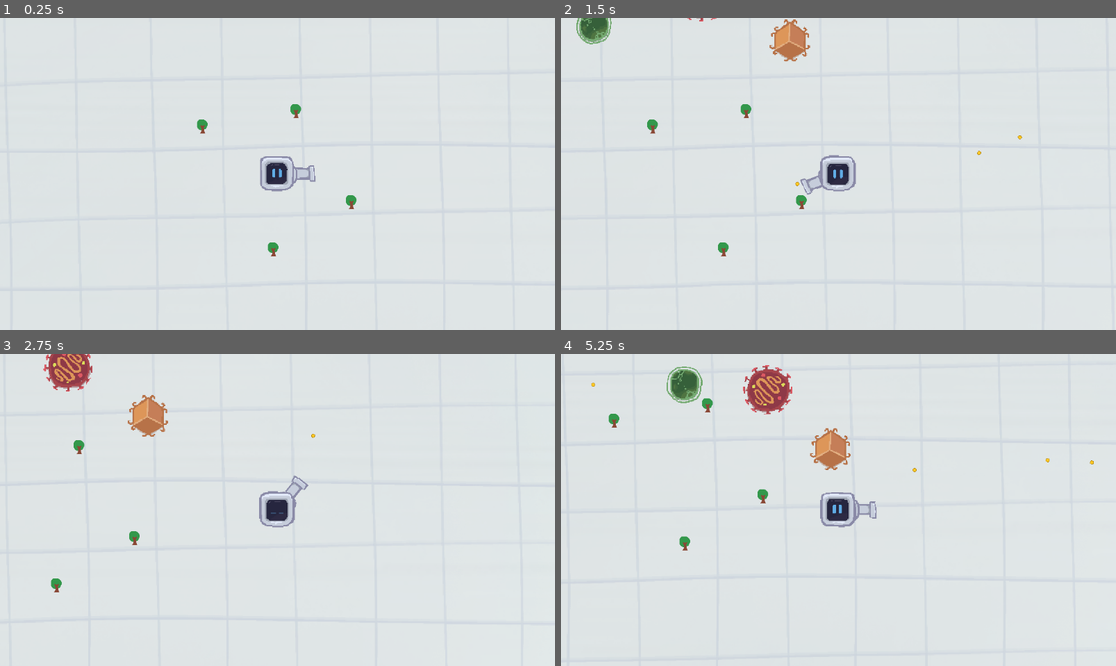
Above: before the commit, frames 1-4 (two rows, left to right).
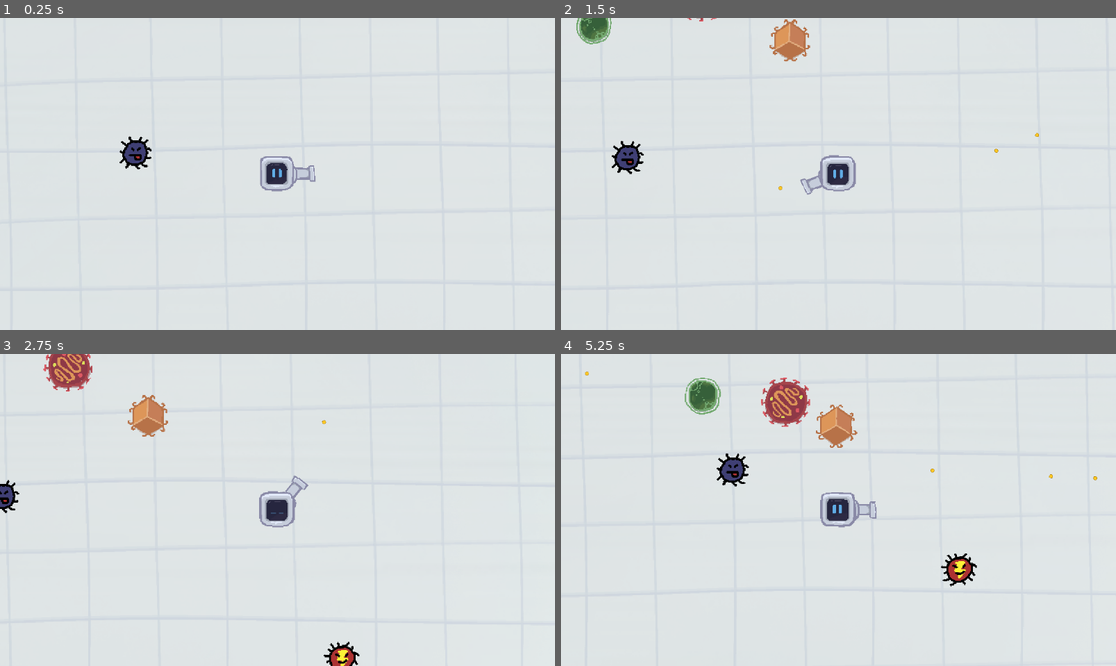
Above: after the commit, the same moments.

Repository: kaminaryu/um-gamejam
Game: Godot game, scene res://src/scenes/main.tscn
Same seed, same stepped clock (60 frames per second), same inputs: the game is played once before the commit and once after it.
Inputs (mouse positions are in pixels of both pictures, inside the frame that each line leads up to):
- Up to frame 1 (0.25 s): no input
- Up to frame 2 (1.5 s): tap Enter at 0.5 s; move the mouse to (960, 158) at 0.52 s; press the mouse at (960, 158) at 0.53 s; hold D (move_right) 0.53-1.25 s; tap Shift (dash) at 0.6 s; release the mouse at (960, 158) at 1.25 s; drag from (727, 189) to (810, 236) at 1.27 s
- Up to frame 3 (2.75 s): move the mouse to (333, 441) at 2.02 s; press the mouse at (333, 441) at 2.03 s; hold D (move_right) from 2.03 s (still down); tap Shift (dash) at 2.1 s
- Up to frame 4 (5.25 s): release D (move_right) at 2.75 s; release the mouse at (894, 441) at 2.75 s; drag from (810, 572) to (672, 463) at 2.77 s; move the mouse to (1005, 556) at 3.52 s; press the mouse at (1005, 556) at 3.53 s; hold A (move_left) 3.53-4.25 s; tap Enter at 3.6 s; release the mouse at (1005, 556) at 4.25 s; drag from (672, 463) to (755, 432) at 4.27 s; move the mouse to (866, 510) at 5.02 s; press the mouse at (866, 510) at 5.03 s; hold S (move_down) from 5.03 s (still down); tap Shift (dash) at 5.1 s

The runs differ from the first frame. In frame 1, 0.7% of the frame differs, in the area x 21-65%, y 27-77%; in frame 2, 0.7%; in frame 3, 0.8%; in frame 4, 4.4%, in the area x 4-97%, y 3-75%.

Commit message:
added rebound mechanic

Diff:
--- a/src/enemy/blue_enemy.tscn
+++ b/src/enemy/blue_enemy.tscn
@@ -40,6 +40,7 @@
 
 [node name="BlueEnemy" type="CharacterBody2D" groups=["Enemy"]]
 collision_layer = 4
+collision_mask = 3
 script = ExtResource("1_xso4u")
 _enemy_name = "Blue Enemy"
 _health = 30
--- a/src/enemy/enemy_components/movement_component.gd
+++ b/src/enemy/enemy_components/movement_component.gd
@@ -1,40 +1,77 @@
-# movement_component.gd
 class_name MovementComponent
 extends Node
 
-@export var speed: float = 100.0
 @export var enabled: bool = true
+@export var rebound_friction: float = 8.0 # How fast it slows down
+@export var rebound_strength: float = 500.0 # High number = flies further
 
 var parent: Enemy
 var target: Node2D
+var rebounding: bool = false
+var rebound_velocity: Vector2 = Vector2.ZERO
 
 func _ready():
 	parent = get_parent()
 	target = get_tree().get_first_node_in_group("Player")
 
 func _physics_process(delta):
+	# 1. Handle Spawning Spread
 	if not enabled:
 		_handle_spread(delta)
+		return
+
+	# 2. Handle Rebound Logic (The Smooth Bounce)
+	if rebounding:
+		_handle_rebound(delta)
 		return
 
 	if target == null:
 		return
 
+	# 3. Normal Chase Logic
 	var direction = (target.global_position - parent.global_position).normalized()
 	parent.velocity = direction * parent._speed
+
 	parent.move_and_slide()
+	_check_player_collision()
+
+func _handle_rebound(delta):
+	# Use your new friction variable here
+	rebound_velocity = rebound_velocity.lerp(Vector2.ZERO, rebound_friction * delta)
+	parent.velocity = rebound_velocity
+	parent.move_and_slide()
+
+	if rebound_velocity.length() < 10.0:
+		rebounding = false
+		parent.velocity = Vector2.ZERO
+
+func _check_player_collision():
+	for i in parent.get_slide_collision_count():
+		var collision = parent.get_slide_collision(i)
+		var collider = collision.get_collider()
+
+		if collider.is_in_group("Player"):
+			# 1. The Enemy bounces itself (existing logic)
+			var bounce_dir = collider.global_position.direction_to(parent.global_position)
+			rebounding = true
+			rebound_velocity = bounce_dir * rebound_strength * parent._speed/100
+
+			# 2. THE FIX: Push the Player back too!
+			# We call a function on the player to trigger their knockback
+			if collider.has_method("apply_knockback"):
+				collider.apply_knockback(parent.global_position)
+
+			if parent.has_method("handle_hit"):
+				parent.handle_hit(rebound_velocity)
 
 func _handle_spread(delta):
 	if not parent.has_meta("spreading"):
 		return
 
 	var spread_target = parent.get_meta("spread_target")
-
-	# lerp towards spread target
 	parent.global_position = parent.global_position.lerp(spread_target, delta * 3.0)
 
-	# check if close enough to target
 	if parent.global_position.distance_to(spread_target) < 2.0:
 		parent.remove_meta("spreading")
 		parent.remove_meta("spread_target")
-		enabled = true  # start chasing player
+		enabled = true
--- a/src/enemy/enemy_components/split_on_death_component.gd
+++ b/src/enemy/enemy_components/split_on_death_component.gd
@@ -1,31 +1,36 @@
-# split_on_death_component.gd
 class_name SplitOnDeathComponent
 extends Node
 
-@export var spawn_scene: PackedScene
-@export var min_split: int = 3
-@export var max_split: int = 5
+# Changed to an Array so you can drag-and-drop multiple enemy scenes
+@export var spawn_scenes: Array[PackedScene]
 @export var spread_distance: float = 80.0
 @export var spread_speed: float = 3.0
 
 func _ready():
+	# Connecting to the parent's death signal
 	get_parent().death.connect(_on_death)
 
 func _on_death():
-	var spawn_count = (randi() % 3) + 2
+	# This picks 2, 3, or 4 (as we discussed before!)
+	var spawn_count = randi_range(2, 4)
+
 	for i in spawn_count:
-		var spawn = spawn_scene.instantiate()
+		# 1. Pick a random scene from your array of 4 types
+		var random_scene = spawn_scenes.pick_random()
 
+		# 2. Instantiate that specific type
+		var spawn = random_scene.instantiate()
+
+		# 3. Positioning logic (Circular spread)
 		var angle = (2 * PI / spawn_count) * i
 		var spread_target = get_parent().global_position + Vector2(cos(angle), sin(angle)) * spread_distance
 
 		spawn.global_position = get_parent().global_position
 		get_tree().current_scene.add_child(spawn)
 
-		# disable movement component until spread is done
+		# 4. Disable movement and set metadata for the spread effect
 		if spawn.has_node("MovementComponent"):
 			spawn.get_node("MovementComponent").enabled = false
 
-		# start spreading
 		spawn.set_meta("spread_target", spread_target)
 		spawn.set_meta("spreading", true)
--- /dev/null
+++ b/src/enemy/fast_enemy.tscn
@@ -0,0 +1,32 @@
+[gd_scene load_steps=6 format=3 uid="uid://saqlqh1twmpf"]
+
+[ext_resource type="Script" uid="uid://b5xb7qahgyst4" path="res://src/enemy/enemy.gd" id="1_6pl6v"]
+[ext_resource type="Texture2D" uid="uid://bptxqlmjvwyph" path="res://assets/Placeholder/fast.png" id="2_6pl6v"]
+[ext_resource type="Script" uid="uid://dn4a1ghu2vu7c" path="res://src/enemy/enemy_components/movement_component.gd" id="3_ylhfm"]
+[ext_resource type="Script" uid="uid://ddggcu105usen" path="res://src/enemy/enemy_components/damageable_component.gd" id="4_0rtb7"]
+
+[sub_resource type="CircleShape2D" id="CircleShape2D_m4s3r"]
+radius = 27.074
+
+[node name="FastEnemy" type="CharacterBody2D" groups=["Enemy"]]
+collision_layer = 4
+collision_mask = 3
+script = ExtResource("1_6pl6v")
+_enemy_name = "Fast Enemy"
+_health = 5
+_damage = 10
+_speed = 400.0
+
+[node name="Sprite2D" type="Sprite2D" parent="."]
+texture_filter = 1
+scale = Vector2(1.5, 1.5)
+texture = ExtResource("2_6pl6v")
+
+[node name="EnemyCollision" type="CollisionShape2D" parent="."]
+shape = SubResource("CircleShape2D_m4s3r")
+
+[node name="MovementComponent" type="Node2D" parent="."]
+script = ExtResource("3_ylhfm")
+
+[node name="DamageableComponent" type="Node2D" parent="."]
+script = ExtResource("4_0rtb7")
--- a/src/enemy/green_enemy.tscn
+++ b/src/enemy/green_enemy.tscn
@@ -39,6 +39,7 @@
 
 [node name="GreenEnemy" type="CharacterBody2D" groups=["Enemy"]]
 collision_layer = 4
+collision_mask = 3
 script = ExtResource("1_m4s3r")
 _enemy_name = "Green Enemy"
 _health = 10
--- a/src/enemy/red_enemy.tscn
+++ b/src/enemy/red_enemy.tscn
@@ -39,6 +39,7 @@
 
 [node name="RedEnemy" type="CharacterBody2D" groups=["Enemy"]]
 collision_layer = 4
+collision_mask = 3
 script = ExtResource("1_rm0dw")
 _enemy_name = "Red Enemy"
 _health = 20
--- a/src/enemy/split_enemy.tscn
+++ b/src/enemy/split_enemy.tscn
@@ -6,12 +6,16 @@
 [ext_resource type="Script" uid="uid://ddggcu105usen" path="res://src/enemy/enemy_components/damageable_component.gd" id="4_7os5y"]
 [ext_resource type="Script" uid="uid://bdgoiwvpnjjmq" path="res://src/enemy/enemy_components/split_on_death_component.gd" id="5_dhenx"]
 [ext_resource type="PackedScene" uid="uid://b0j7mqwfukueb" path="res://src/enemy/green_enemy.tscn" id="6_7os5y"]
+[ext_resource type="PackedScene" uid="uid://d08d5fanp4ydu" path="res://src/enemy/red_enemy.tscn" id="7_fmb8w"]
+[ext_resource type="PackedScene" uid="uid://cn405aqx3l8rq" path="res://src/enemy/blue_enemy.tscn" id="8_a7lsf"]
+[ext_resource type="PackedScene" uid="uid://ck8s2hlj8i1vh" path="res://src/enemy/yellow_enemy.tscn" id="9_5752k"]
 
 [sub_resource type="CircleShape2D" id="CircleShape2D_m4s3r"]
 radius = 27.074
 
 [node name="SplitEnemy" type="CharacterBody2D" groups=["Enemy"]]
 collision_layer = 4
+collision_mask = 3
 script = ExtResource("1_pw2gi")
 _enemy_name = "Green Enemy"
 _health = 15
@@ -35,4 +39,4 @@
 [node name="SplitOnDeathComponent" type="Node2D" parent="."]
 scale = Vector2(1.5, 1.5)
 script = ExtResource("5_dhenx")
-spawn_scene = ExtResource("6_7os5y")
+spawn_scenes = Array[PackedScene]([ExtResource("6_7os5y"), ExtResource("7_fmb8w"), ExtResource("8_a7lsf"), ExtResource("9_5752k")])
--- a/src/enemy/yellow_enemy.tscn
+++ b/src/enemy/yellow_enemy.tscn
@@ -39,6 +39,7 @@
 
 [node name="YellowEnemy" type="CharacterBody2D" groups=["Enemy"]]
 collision_layer = 4
+collision_mask = 3
 script = ExtResource("1_jhtwy")
 _enemy_name = "Yellow Enemy"
 _health = 40
@@ -50,6 +51,7 @@
 position = Vector2(1.8, -2.95)
 scale = Vector2(1.5, 1.5)
 sprite_frames = SubResource("SpriteFrames_4k7hf")
+autoplay = "default"
 frame_progress = 0.377874
 
 [node name="EnemyCollision" type="CollisionShape2D" parent="."]
--- a/src/mechanism/aiming/aiming_mechanism.gd
+++ b/src/mechanism/aiming/aiming_mechanism.gd
@@ -29,6 +29,6 @@
 	bullet.rotation = rotation
 
 	# offset the bullet so it doesnt clip with the player
-	bullet.global_position += Vector2.RIGHT.rotated(bullet.rotation) * PLAYER_SIZE
+	bullet.global_position += Vector2.RIGHT.rotated(bullet.rotation) * PLAYER_SIZE * 1.75
 
 	get_tree().root.add_child(bullet)
--- a/src/mechanism/attacking.gd
+++ b/src/mechanism/attacking.gd
@@ -1,4 +1,4 @@
 extends Node2D
 
 func _ready() -> void :
-    $ShootingMech.shot.connect($AimingMechanism.on_shooting)
+	$ShootingMech.shot.connect($AimingMechanism.on_shooting)
--- a/src/mechanism/mechanism_handler.gd
+++ b/src/mechanism/mechanism_handler.gd
@@ -1,16 +1,16 @@
 extends Node2D
 
 var mechanism_controllable: Dictionary[String, bool] = {
-    "Shooting": true,
-    "Dashing" : true,
+	"Shooting": true,
+	"Dashing" : true,
 }
 
 func _process(delta: float) -> void :
-    if (Input.is_action_just_pressed("(DEBUG)ToggleDash")) :
-        $DashMech.toggle_control()
-    if (Input.is_action_just_pressed("(DEBUG)ToggleShooting")) :
-        $Attacking/ShootingMech.toggle_control()
-    if (Input.is_action_just_pressed("(DEBUG)ToggleAiming")) :
-        $Attacking/AimingMechanism.toggle_control()
-    if (Input.is_action_just_pressed("(DEBUG)ToggleVision")) :
-        $VisionMech.toggle_control()
+	if (Input.is_action_just_pressed("(DEBUG)ToggleDash")) :
+		$DashMech.toggle_control()
+	if (Input.is_action_just_pressed("(DEBUG)ToggleShooting")) :
+		$Attacking/ShootingMech.toggle_control()
+	if (Input.is_action_just_pressed("(DEBUG)ToggleAiming")) :
+		$Attacking/AimingMechanism.toggle_control()
+	if (Input.is_action_just_pressed("(DEBUG)ToggleVision")) :
+		$VisionMech.toggle_control()
--- a/src/mechanism/shooting/bullet.gd
+++ b/src/mechanism/shooting/bullet.gd
@@ -2,9 +2,9 @@
 
 const SPEED = 600
 @export var max_bounces = 1
+@export var lifetime: float = 10.0
 
 var bounces_left: int
-
 func _ready() -> void:
 	bounces_left = max_bounces
 	velocity = transform.x * SPEED
@@ -12,22 +12,19 @@
 func _physics_process(delta: float) -> void:
 	var collision = move_and_collide(velocity * delta)
 
+	lifetime -= delta
+	if lifetime <= 0:
+		queue_free()
+
 	if collision:
 		var collider = collision.get_collider()
 		var normal = collision.get_normal()
 
-		print(collider)
 		# Handle Damage & Visuals
 		if collider.has_node("DamageableComponent"):
 			var component = collider.get_node("DamageableComponent")
 			collider.take_damage(5) # Assuming this is on the Enemy
 			component.handle_hit(velocity) # Visual/Nudge logic
 
-		# Handle Bounce
-		if bounces_left > 0:
-			velocity = velocity.bounce(normal)
-			global_position += normal * 2.0 # Clears the hitbox
-			rotation = velocity.angle()
-			bounces_left -= 1
-		else:
-			queue_free()
+		velocity = velocity.bounce(normal)
+		global_position += normal * 2.0 # Clears the hitbox
--- a/src/mechanism/shooting/uncontrolled.gd
+++ b/src/mechanism/shooting/uncontrolled.gd
@@ -1,16 +1,16 @@
 extends Node2D
 
 func enable(enable: bool) -> void :
-    if (enable) :
-        process_mode = Node.PROCESS_MODE_ALWAYS
-        $Timer.start(0.5)
-    else :
-        process_mode = Node.PROCESS_MODE_DISABLED
-        $Timer.stop()
+	if (enable) :
+		process_mode = Node.PROCESS_MODE_ALWAYS
+		$Timer.start(0.5)
+	else :
+		process_mode = Node.PROCESS_MODE_DISABLED
+		$Timer.stop()
 
 
 func _on_timer_timeout() -> void:
-    var random_time := randf_range(0.3, 0.67)
-    $Timer.start(random_time)
+	var random_time := randf_range(0.3, 0.67)
+	$Timer.start(random_time)
 
-    get_parent().shoot()
+	get_parent().shoot()
--- a/src/player/player.gd
+++ b/src/player/player.gd
@@ -4,30 +4,81 @@
 const SPEED := 200
 const DASH_MULTIPLIER := 3
 
+@export var rebound_strength: float = 500.0
+@export var rebound_friction: float = 10.0
+
 var dash_mult := 1.0
 var current_health: int
+var knockback_velocity: Vector2 = Vector2.ZERO
 
 func _ready():
 	current_health = MAX_HEALTH
 
-func _physics_process(delta: float) -> void :
+# Add these at the top of your script
+
+
+func _physics_process(delta: float) -> void:
+	# 1. Bleed off knockback velocity every frame
+	knockback_velocity = knockback_velocity.lerp(Vector2.ZERO, rebound_friction * delta)
 	handle_movement(delta)
 
+func handle_movement(delta: float) -> void:
+	var direction := Vector2.ZERO
 
-func handle_movement(delta: float) -> void :
-	var direction := Vector2.ZERO;
-
-	if (Input.is_action_pressed("move_up")) :
+	if (Input.is_action_pressed("move_up")):
 		direction.y += -1
-	if (Input.is_action_pressed("move_left")) :
+	if (Input.is_action_pressed("move_left")):
 		direction.x += -1
-	if (Input.is_action_pressed("move_down")) :
+	if (Input.is_action_pressed("move_down")):
 		direction.y += 1
-	if (Input.is_action_pressed("move_right")) :
+	if (Input.is_action_pressed("move_right")):
 		direction.x += 1
 
-	velocity = direction.normalized() * SPEED * dash_mult
+	# 2. Combine normal movement with knockback
+	var move_velocity = direction.normalized() * SPEED * dash_mult
+	velocity = move_velocity + knockback_velocity
+
 	move_and_slide()
+
+	# 3. Check if we bumped into an enemy
+	_check_rebound()
+
+func _check_rebound():
+	for i in get_slide_collision_count():
+		var collision = get_slide_collision(i)
+		var collider = collision.get_collider()
+
+		# Make sure your enemies are in a group called "enemies"
+		print(collider)
+		print(collider.get_groups())
+		if collider.is_in_group("Enemy"):
+			# Calculate direction AWAY from the enemy
+			var bounce_dir = collider.global_position.direction_to(global_position)
+
+			# Apply the knockback force
+			knockback_velocity = bounce_dir * rebound_strength
+
+			# Optional: nudge position to prevent "sticking"
+			global_position += bounce_dir * 2.0
+
+# Inside your Player script
+
+func apply_knockback(from_position: Vector2) -> void:
+	# Calculate direction from the enemy to the player
+	var push_dir = from_position.direction_to(global_position)
+
+	# Set the knockback_velocity (the variable used in your handle_movement)
+	knockback_velocity = push_dir * rebound_strength
+
+	var sprite = $Sprite2D
+	var tween = create_tween()
+
+	sprite.modulate = Color(10,10,10)
+
+	tween.tween_property(sprite, "modulate", Color.WHITE, 0.2)\
+		.set_trans(Tween.TRANS_SINE)\
+		.set_ease(Tween.EASE_IN_OUT)
+
 
 func take_damage(dmg: int):
 	current_health -= dmg
--- a/src/player/player.tscn
+++ b/src/player/player.tscn
@@ -85,8 +85,9 @@
 [sub_resource type="RectangleShape2D" id="RectangleShape2D_244u8"]
 size = Vector2(64, 64)
 
-[node name="Player" type="CharacterBody2D"]
+[node name="Player" type="CharacterBody2D" groups=["Player"]]
 collision_layer = 2
+collision_mask = 5
 script = ExtResource("1_rxibo")
 
 [node name="Sprite2D" type="AnimatedSprite2D" parent="."]
--- a/src/scenes/main.tscn
+++ b/src/scenes/main.tscn
@@ -1,11 +1,12 @@
-[gd_scene load_steps=7 format=3 uid="uid://ciklhrf8s1q5f"]
+[gd_scene load_steps=8 format=3 uid="uid://ciklhrf8s1q5f"]
 
 [ext_resource type="Texture2D" uid="uid://cy7aus3c4hx1y" path="res://assets/background.png" id="1_32aa5"]
 [ext_resource type="PackedScene" uid="uid://c8qw7ykpxrqo0" path="res://src/player/player.tscn" id="1_kkvs4"]
-[ext_resource type="PackedScene" uid="uid://b1bggfak8myqx" path="res://src/objects/tree.tscn" id="2_rr2wm"]
 [ext_resource type="PackedScene" uid="uid://d08d5fanp4ydu" path="res://src/enemy/red_enemy.tscn" id="3_dbro3"]
 [ext_resource type="PackedScene" uid="uid://b0j7mqwfukueb" path="res://src/enemy/green_enemy.tscn" id="4_2lg1k"]
 [ext_resource type="PackedScene" uid="uid://ck8s2hlj8i1vh" path="res://src/enemy/yellow_enemy.tscn" id="5_5lsyw"]
+[ext_resource type="PackedScene" uid="uid://7rewandit45d" path="res://src/enemy/split_enemy.tscn" id="6_dbro3"]
+[ext_resource type="PackedScene" uid="uid://saqlqh1twmpf" path="res://src/enemy/fast_enemy.tscn" id="7_2lg1k"]
 
 [node name="Main" type="Node2D"]
 
@@ -15,7 +16,7 @@
 scale = Vector2(1.5, 1.5)
 texture = ExtResource("1_32aa5")
 
-[node name="Player" parent="." groups=["Player"] instance=ExtResource("1_kkvs4")]
+[node name="Player" parent="." instance=ExtResource("1_kkvs4")]
 
 [node name="RedEnemy" parent="." instance=ExtResource("3_dbro3")]
 position = Vector2(-100, -474)
@@ -26,21 +27,15 @@
 [node name="YellowEnemy" parent="." instance=ExtResource("5_5lsyw")]
 position = Vector2(134, -391)
 
-[node name="Tree" parent="." instance=ExtResource("2_rr2wm")]
-position = Vector2(153, 57)
-
-[node name="Tree2" parent="." instance=ExtResource("2_rr2wm")]
-position = Vector2(-156, -100)
-
-[node name="Tree5" parent="." instance=ExtResource("2_rr2wm")]
-position = Vector2(-9, 155)
-
-[node name="Tree6" parent="." instance=ExtResource("2_rr2wm")]
-position = Vector2(38, -132)
-
 [node name="StaticBody2D" type="StaticBody2D" parent="."]
 
 [node name="CollisionShape2D" type="CollisionPolygon2D" parent="StaticBody2D"]
 build_mode = 1
 polygon = PackedVector2Array(143, -1818, -142, -1817, -340, -1791, -544, -1738, -903, -1590, -1110, -1442, -1325, -1247 …(374 unchanged characters)…
 metadata/_edit_lock_ = true
+
+[node name="SplitEnemy" parent="." instance=ExtResource("6_dbro3")]
+position = Vector2(-314, -47)
+
+[node name="FastEnemy" parent="." instance=ExtResource("7_2lg1k")]
+position = Vector2(1319, 1113)
Binary file added: assets/Placeholder/fast.png
Not shown, added: assets/Placeholder/fast.png.import
Not shown: 1 places in src/enemy/split_enemy.tscn that only renumber resources
Not shown: 1 places in src/mechanism/mechanism_handler.tscn that only renumber resources
